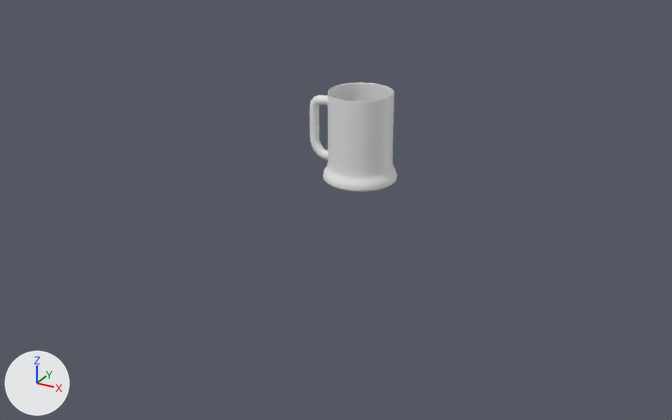
A saved change to the Blender file objet/chopp.blend.
Camera for both pictures: a camera (50 mm lens) standing at (16.8, -32.4, 12.3) and looking at (-0.5, -1.0, -3.4). Every picture has the same lights, and +X, +Y and +Z are marked at lower left.

In view in the first picture: 'Cylindre'.
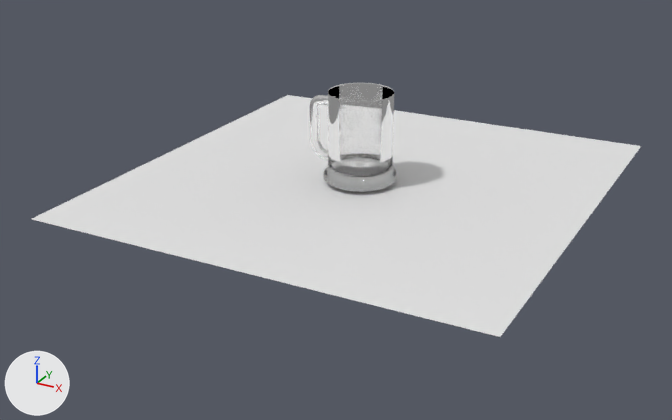
The newer file is also turned or shifted as a whole; pictures and numbers use the older file's frame.

What changed in the scene script:
```text
Add mat_verre:
    mat_verre = bpy.data.materials.new('Verre')
    mat_verre.use_nodes = True; mat_verre.node_tree.nodes.clear()
    _N = mat_verre.node_tree.nodes; _L = mat_verre.node_tree.links
    n0 = _N.new('ShaderNodeOutputMaterial'); n0.name = 'Material Output'
    n1 = _N.new('ShaderNodeBsdfGlass'); n1.name = 'BSDF verre'
    n1.distribution = 'BECKMANN'
    n1.inputs[2].default_value = 1.45  # 'IOR'
    _L.new(n1.outputs[0], n0.inputs[0])  # 'BSDF' to 'Surface'
Change me_cylindre:
    where me_cylindre.from_pydata(...)  # 1427 vertices, 1363 faces; spans x -1.78..1.16, y -1.16..1.16, z -1.59..1.41
    add me_cylindre.materials.append(mat_verre)
Add me_plan:
    me_plan.from_pydata([(-1.0, -1.0, 0.0), (1.0, -1.0, 0.0), (-1.0, 1.0, 0.0), (1.0, 1.0, 0.0)], [], [(0, 1, 3, 2)])
Add ob_plan:
    ob_plan = bpy.data.objects.new('Plan', me_plan)
    ob_plan.location = (-0.07, 0.6, -2.53)
    ob_plan.rotation_euler = (0.0, -0.0158, 0.0)  # degrees (0, -0.9, 0)
    ob_plan.scale = (9.61, 9.61, 9.61)
```

Changed parts and their boxes [x1, y1, x2, y2] in the pictures (672 x 420 px):
'Plan', added
    after: [32, 95, 641, 337]
'Cylindre', recoloured (grey to white)
    both: [310, 83, 397, 192]
